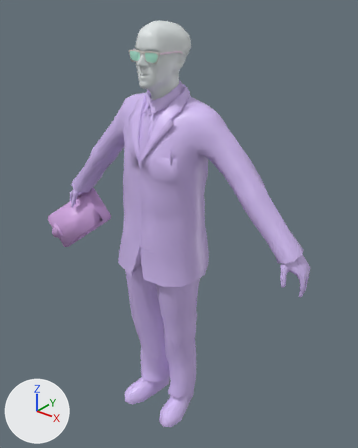
Renders of the FBX model Games/source_game/game/3dmodels/dr_kleiner_fbx/kleiner.fbx from each side of a commit.
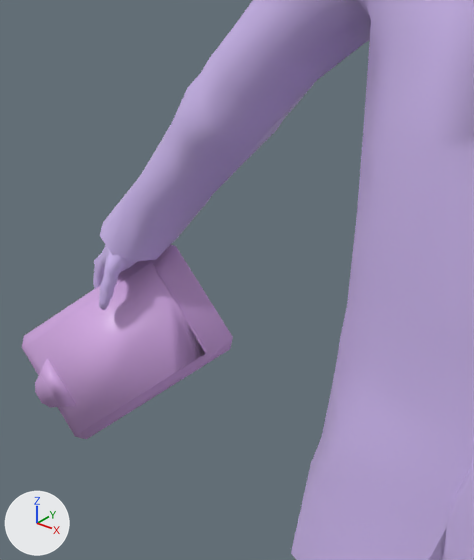
There are two pictures of each version: one whole from a camera (50 mm lens) standing at (0.957, -1.117, 1.458) and looking at (0.019, 0.056, 0.731), one close up from a camera (50 mm lens) standing at (0.081, -0.431, 1.043) and looking at (-0.35, 0.108, 0.709). The axes (+X, +Y, +Z) are drawn at lower left. The lights are the same throughout. The last two pictures show the newer version.

The first close-up shows 'clipboard_clipboardbodygroup_reference.smd', 'kleiner_kleiner_reference.smd'.
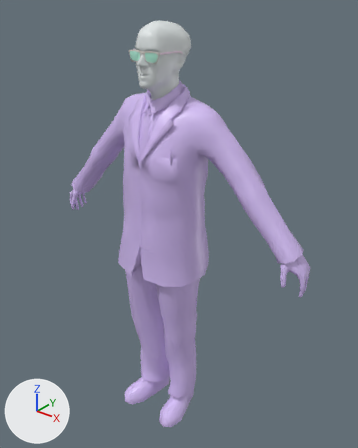
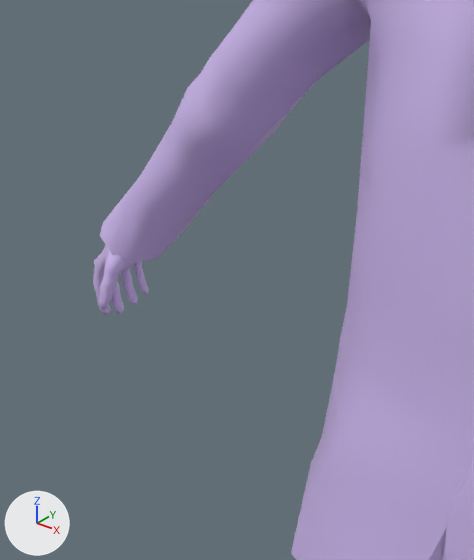
Where the change shows, as pixel boxes (x1, y1, x2, y2) in the close-ups (474 x 560 px):
'clipboard_clipboardbodygroup_reference.smd', deleted (purple): before (22, 245, 233, 439)

Diff of the bpy script that builds the scene:
```diff
--- a/Games/source_game/game/3dmodels/dr_kleiner_fbx/kleiner.fbx.py
+++ b/Games/source_game/game/3dmodels/dr_kleiner_fbx/kleiner.fbx.py
@@ ob_clipboard_clipboardbodygroup_reference_smd @@
-ob_clipboard_clipboardbodygroup_reference_smd = bpy.data.objects.new('clipboard_clipboardbodygroup_reference.smd', me_clipboard_clipboardbodygroup_reference_smd_mesh_002)
-ob_clipboard_clipboardbodygroup_reference_smd.location = (0.0, 0.0, 0.0)
```
